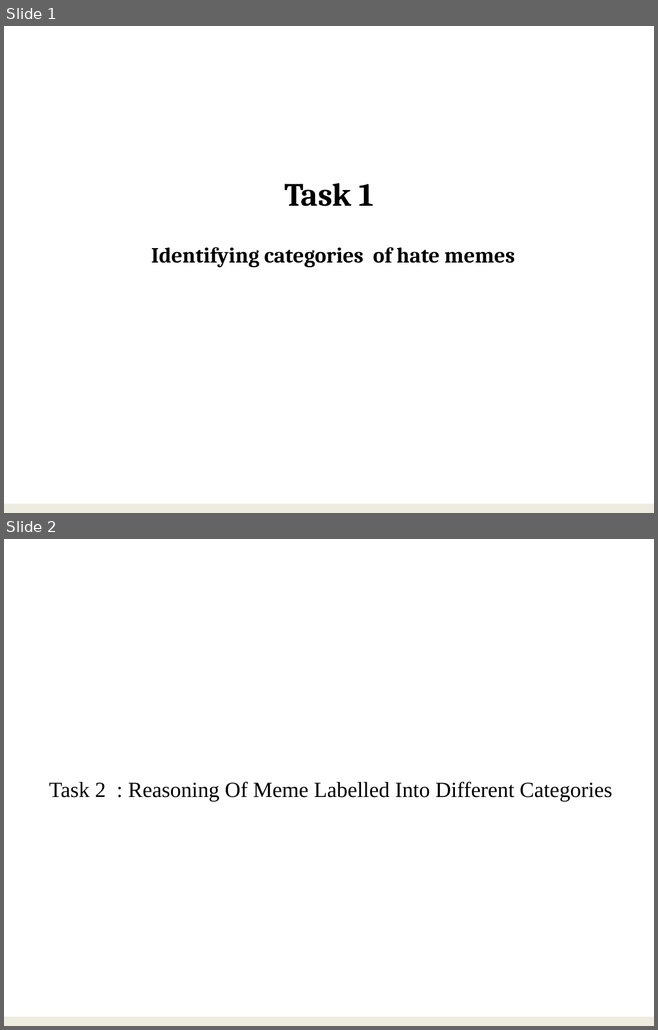
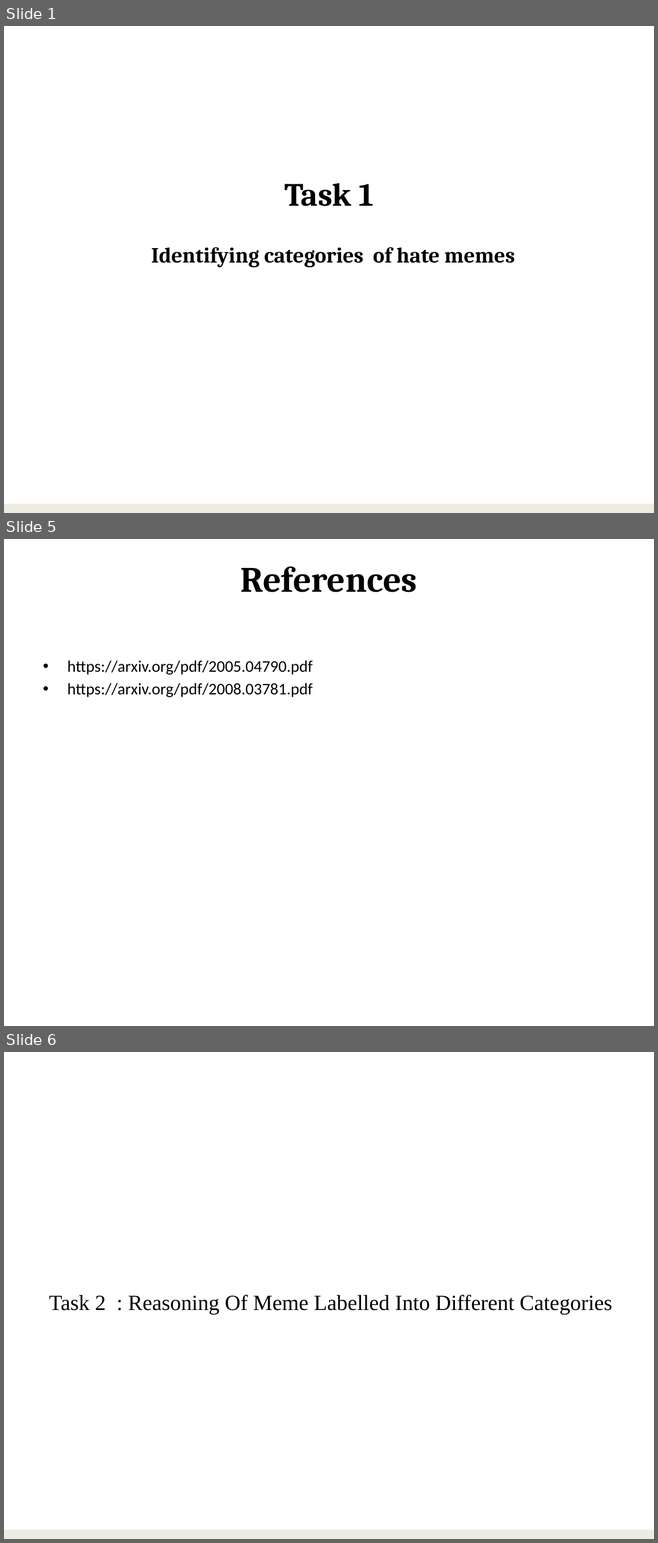
Before and after one commit to VarunBohara/Mini-Project-Documents, a slide deck: Literature survey 3.pptx. Shown one above the other, each under a label of ours: slides 1 and 2 before the commit, slides 1, 5 and 6 after it; the slides between them are not shown. The pictures are 658x1030 and 658x1543 pixels, drawn with LibreOffice and Linux fonts; fonts in the diff are those of the drawing. Boxes give left, top, right and bottom in pixels: in the first picture for what was removed or moved away, otherwise in the second. Text is boxed around its words. In the diff, an @@ line names an element or a change of style, - is before the commit and + after.

```diff
--- a/Literature survey 3.pptx
+++ b/Literature survey 3.pptx
@@ slide 5 added at <box>4,539,654,1026</box>, background #FFFFFF @@
@@ title added at <box>241,566,417,592</box>, 39.6 pt, text #000000, bold @@
+References
@@ text added at <box>67,660,313,697</box>, 18 pt, text #000000 @@
+• https://arxiv.org/pdf/2005.04790.pdf
+• https://arxiv.org/pdf/2008.03781.pdf
@@ what was slide 2 is now slide 6 @@
```
Also in this commit, not shown: 3 other slides added.
